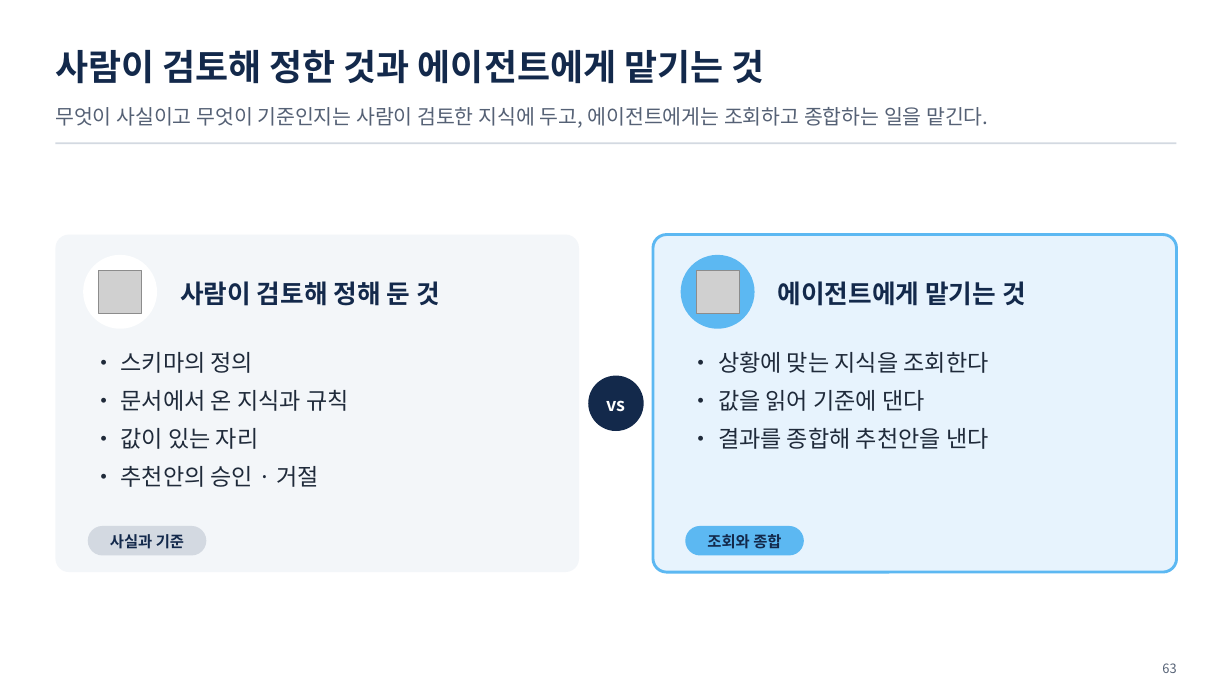
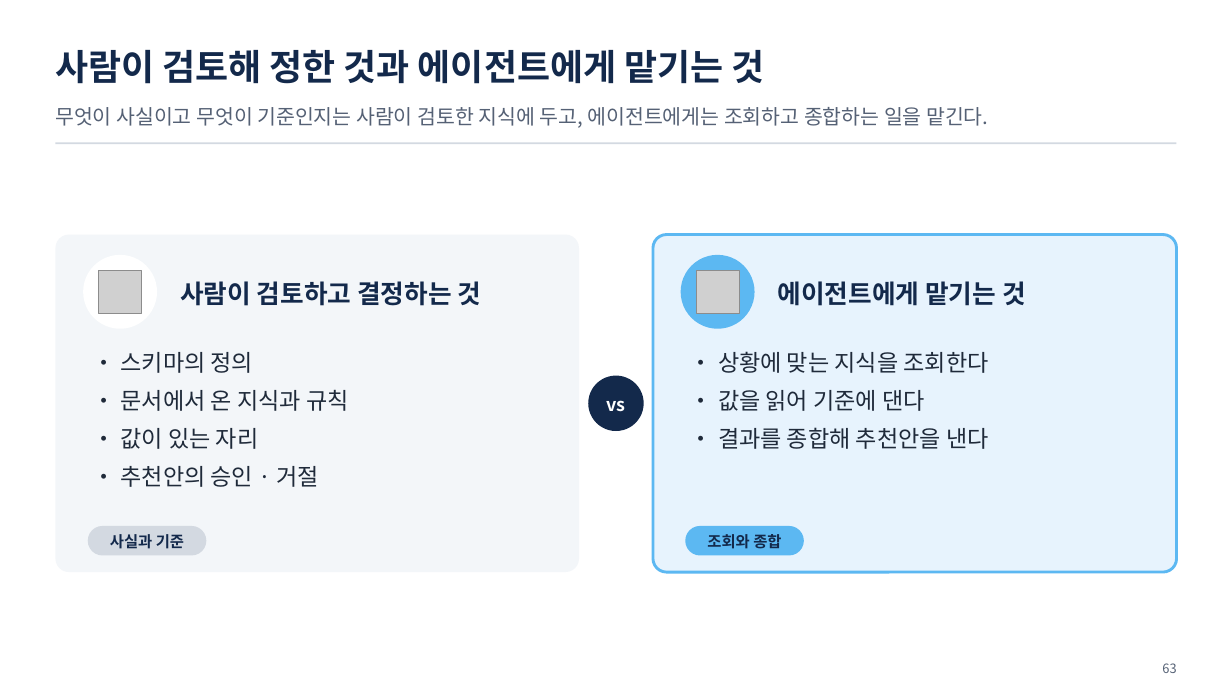
Before and after one commit to uengine-oss/hyd-iot-edu, a slide deck: slide 63 of 산출물/통합반/이론/04회차/통합반_04일차.pptx. Drawn at 1232x693 pixels with LibreOffice and Linux fonts; fonts in the diff are those of the drawing; grey boxes stand for pictures. Boxes give left, top, right and bottom in pixels: in the first picture for what was removed or moved away, otherwise in the second. Text is boxed around its words. In the diff, an @@ line names an element or a change of style, - is before the commit and + after.

```diff
--- a/산출물/통합반/이론/04회차/통합반_04일차.pptx
+++ b/산출물/통합반/이론/04회차/통합반_04일차.pptx
@@ text at bbox=[180, 281, 482, 306]: text changed @@
-사람이 검토해 정해 둔 것
+사람이 검토하고 결정하는 것
```
Also in this commit, not shown: 11 other slides changed, 5 other files.
